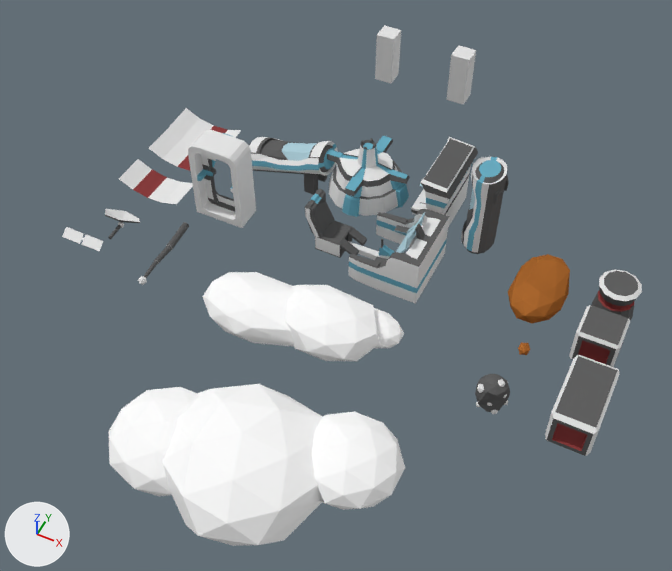
What one commit did to the Blender file assets/spaceship/blender/assets.blend.
Before and after are seen from a 50 mm camera at (7.51, -20.18, 18.61) aimed at (0.1, -5.37, 0.1). The axes (+X, +Y, +Z) are drawn at lower left. The lights are the same throughout.

The first picture shows 'BoxRectangle', 'BoxSquare', 'CloudOne', 'CloudTwo', 'ConsoleNavigation', 'CryoTubeDown', 'CryoTubeUp', 'Cube', 'Cône', 'Door', 'PiloteArmchair', 'PlayerCube', 'PlayerCube.001', 'RockBig'.
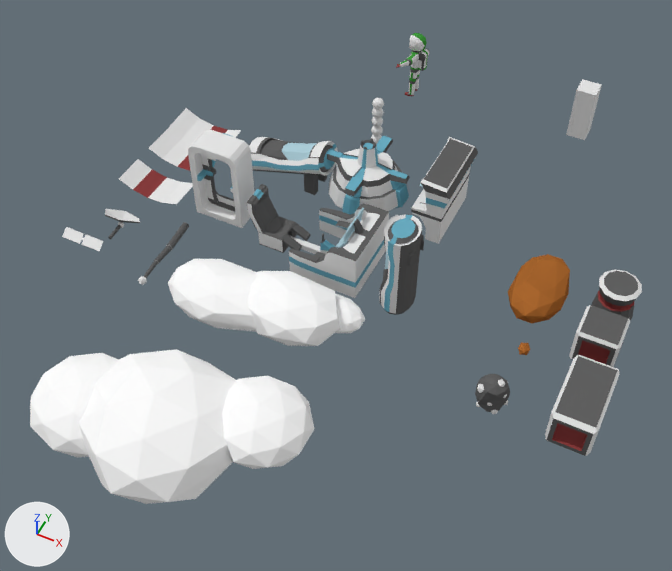
Where the newer file only moved an object's origin or applied its transform, the numbers keep the older frame.

Location of each change, (x1, y1, x2, y2) in pixels of the pictures (672 x 571 px):
'CloudTwo', mesh moved: before (108, 384, 405, 546); after (30, 349, 315, 504)
'CloudOne', mesh moved: before (203, 272, 404, 361); after (168, 259, 365, 346)
'ConsoleNavigation', mesh moved: before (348, 209, 449, 304); after (289, 204, 389, 298)
'CryoTubeUp', mesh moved: before (461, 157, 509, 254); after (379, 214, 424, 315)
'PiloteArmchair', mesh moved: before (305, 189, 367, 258); after (247, 184, 311, 253)
'PlayerCube', mesh moved: before (446, 45, 476, 105); after (566, 79, 602, 140)
'PlayerCube.001', deleted: before (375, 25, 401, 83)
'Icosphère', added: after (396, 33, 430, 96)
'Icosphère.001', added: after (372, 98, 384, 109)
'Icosphère.002', added: after (372, 108, 384, 118)
'Icosphère.004', added: after (371, 126, 383, 136)
'Icosphère.003', added: after (371, 117, 383, 127)
'Icosphère.005', added: after (371, 134, 382, 144)

The change in detail:
Material 'ColonColor' (mat_coloncolor) is new.
Its base color is (0.0519, 0.319, 0.0464) (green #40993d).
me_cube_004 has 8 vertices, 6 faces and spans x -0.45..0.55, y -0.482..0.518, z 0.0..1.0.
me_cube_004 is used by ob_playercube; location (-0.07, 3.83, 0.03); scale (0.6, 0.6, 1.7).
me_cube_004 part 1: the whole mesh is moved by (6.698, 0.0, 0.0).
me_cylindre_002 has 234 vertices, 220 faces and spans x -0.69..0.64, y -0.6..0.6, z 0.0..2.24.
me_cylindre_002 is used by ob_cryotubeup; location (2.91, -2.07, 0.04); scale (0.724, 0.945, 1.19).
me_cylindre_002 part 2: the whole mesh is moved by (-1.55, -3.17, 0.0).
me_cube has 208 vertices, 211 faces, 1 loose edge and spans x -1.96..2.03, y -1.04..1.14, z 0.0..2.09.
me_cube is used by ob_pilotearmchair; location (-0.61, -3.96, 0.0); scale (0.381, 0.383, 0.75).
me_cube part 3: the whole mesh is moved by (-3.88, -1.4, 0.0).
me_cube_011 has 566 vertices, 556 faces and spans x -2.4..1.27, y -0.5..0.5, z -0.01..1.23.
me_cube_011 is used by ob_consolenavigation; location (1.08, -3.95, 0.07); scale (0.909, 2.03, 1.41).
me_cube_011 part 4: the whole mesh is moved by (-1.65, -0.26, 0.0).
me_icosphère_006 has 115 vertices, 199 faces and spans x -7.49..6.53, y -4.83..4.52, z -1.79..7.25.
me_icosphère_006 is used by ob_cloudone; location (0.03, -6.95, -0.04); scale (0.369, 0.248, 0.169).
me_icosphère_006 part 5: the whole mesh is moved by (-2.92, 0.0, 0.0).
me_icosphère_004 has 115 vertices, 195 faces and spans x -10.4..10.7, y -7.2..6.7, z -0.2..13.1.
me_icosphère_004 is used by ob_cloudtwo; location (0.72, -11.11, -0.78); scale (0.315, 0.3, 0.181).
me_icosphère_004 part 6: the whole mesh is moved by (-7.1, 0.0, 0.0).
Mesh me_icosphère_003 is new.
It has 717 vertices, 711 faces and spans x -0.31..0.36, y -0.03..1.12, z -1.94..0.29.
Faces by material slot: [269, 146, 155, 141].
It uses material mat_lightgrey (white #e6e6e6).
It uses material mat_darkgrey (dark grey #616161).
It uses material mat_red (red #8a3e3e).
It uses material mat_coloncolor (green #40993d).
Mesh me_icosphère_005 is new.
It is an icosphere of 80 faces spanning x -0.285..0.285, y -0.3..0.3, z -0.3..0.3.
Object 'PlayerCube.001' (ob_playercube_001) is deleted.
Object 'Icosphère' (ob_icosphère) is new; it shows me_icosphère_003.
Its location is (-1.53, 3.67, 1.75).
Its scale is (1.0, 0.882, 1.0).
It gains a MIRROR modifier named 'Miroir'.
Modifier setting: use_axis = (False, True, False).
Object 'Icosphère.001' (ob_icosphère_001) is new; it shows me_icosphère_005.
Its location is (-1.53, 0.73, 1.38).
Its scale is (0.613, 0.583, 0.583).
Object 'Icosphère.002' (ob_icosphère_002) is new; it shows a copy of me_icosphère_005.
Its location is (-1.53, 0.73, 1.05).
Its scale is (0.613, 0.583, 0.583).
Object 'Icosphère.003' (ob_icosphère_003) is new; it shows a copy of me_icosphère_005.
Its location is (-1.53, 0.73, 0.71).
Its scale is (0.613, 0.583, 0.583).
Object 'Icosphère.004' (ob_icosphère_004) is new; it shows a copy of me_icosphère_005.
Its location is (-1.53, 0.73, 0.37).
Its scale is (0.613, 0.583, 0.583).
Object 'Icosphère.005' (ob_icosphère_005) is new; it shows a copy of me_icosphère_005.
Its location is (-1.53, 0.73, 0.02).
Its scale is (0.613, 0.583, 0.583).
